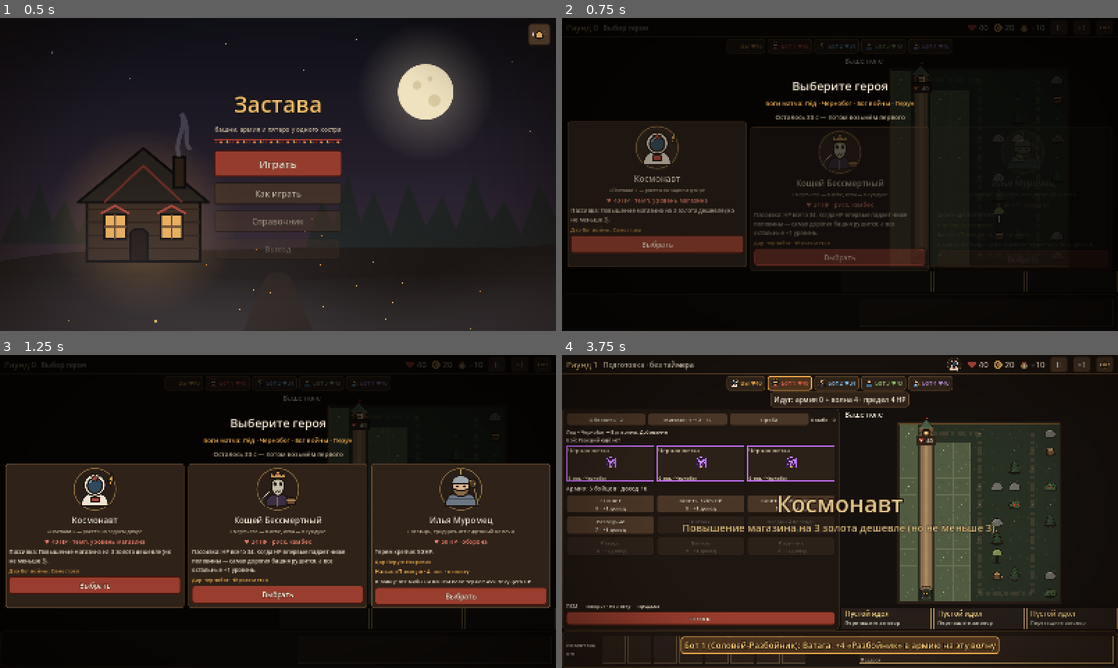
Above: before the commit, frames 1-4 (two rows, left to right).
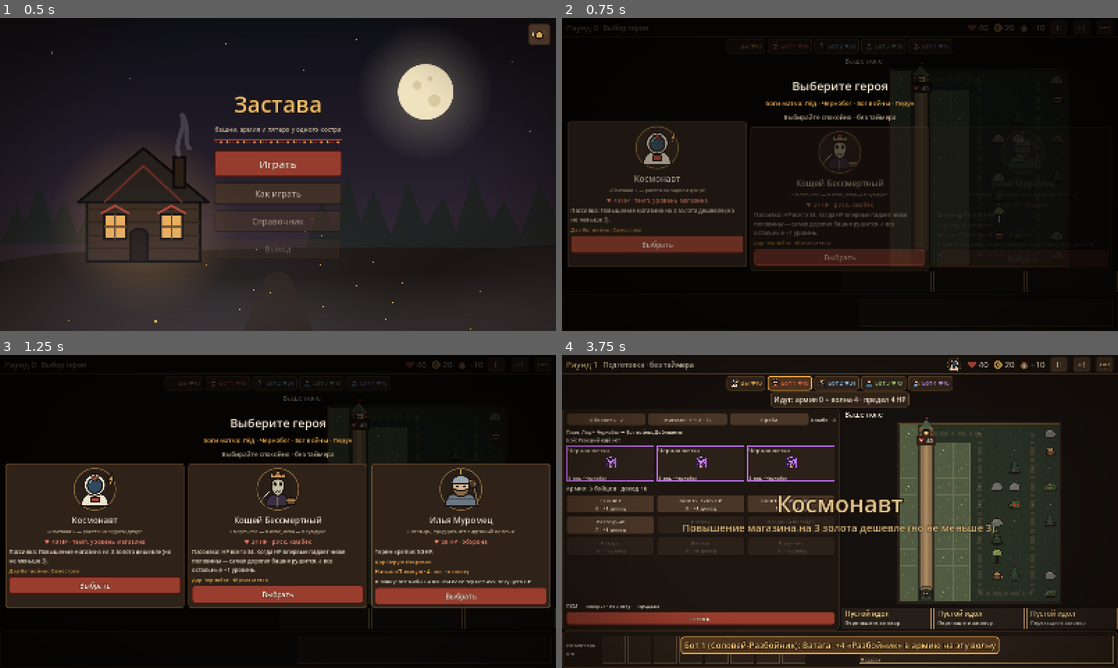
Above: after the commit, the same moments.

Repository: mewin1/godot-game
Game: Godot game, scene res://scenes/main_menu.tscn
The game is run twice, just before and just after one commit, with the same random seed, the same clock (stepped at 60 frames per second) and the same inputs.
Inputs (mouse positions are in pixels of both pictures, inside the frame that each line leads up to):
- Up to frame 1 (0.5 s): no input
- Up to frame 2 (0.75 s): click "Играть" at 0.5 s
- Up to frame 3 (1.25 s): no input
- Up to frame 4 (3.75 s): click "II" at 1.25 s; click "×1" at 2 s; click (1106, 364) at 2.77 s; click "Выбрать" at 3.5 s

Frame 1 is identical in both runs. In frame 2, 0.2% of the frame differs, in the area x 38-62%, y 30-33%; in frame 3, 0.2%; in frame 4, 0.1%.

Commit message:
Сохранить накопленный урон в Добивании и убрать гонку выбора героя

Diff:
--- a/data/reactions/execute.tres
+++ b/data/reactions/execute.tres
@@ -5,12 +5,12 @@
 id = &"execute"
 incoming = &"physical"
 required = &""
-consume = Array[StringName]([])
 damage_percent = 140
 stun_ticks = 0
 freeze_ticks = 0
 suppress_status = false
 minimum_statuses = 2
 display_name = "Добивание"
-explanation = "Два статуса → Физика: урон ×1.4, статусы поглощаются."
+explanation = "Два статуса → Физика: ×1.4 + накопленный урон огня/проклятия; метки поглощаются."
 consume = Array[StringName]([&"wet", &"burn", &"charge", &"cold", &"frozen", &"curse"])
+stored_damage_percent = 100
--- a/src/sim/data/reaction_data.gd
+++ b/src/sim/data/reaction_data.gd
@@ -22,3 +22,5 @@
 @export var push_milli: int = 0
 @export var interval_ticks: int = 0
 @export var spread_slow_percent: int = 0
+## Доля накопленного урона поглощаемых статусов, превращаемая в урон финишера.
+@export var stored_damage_percent: int = 0
--- a/src/sim/divine_combat.gd
+++ b/src/sim/divine_combat.gd
@@ -114,7 +114,9 @@
 			if reaction != null:
 				break
 	if reaction != null:
-		damage = damage * reaction.damage_percent / 100
+		var stored: int = mob.get_stored_damage(field.config.ticks_per_second)
+		damage = damage * reaction.damage_percent / 100 \
+				+ stored * reaction.stored_damage_percent / 100
 		for status: StringName in reaction.consume:
 			mob.remove_status(status)
 		mob.stun_ticks_left = maxi(mob.stun_ticks_left, reaction.stun_ticks)
--- a/src/sim/match_sim.gd
+++ b/src/sim/match_sim.gd
@@ -219,10 +219,11 @@
 			command_failed.emit(queued.player_index, error)
 
 
-## Выбор героя: ждём людей; кто не успел — получает первого предложенного.
+## В ручном режиме герой ждёт осознанного выбора; в старых правилах есть таймаут.
 func _tick_hero_select() -> void:
 	phase_tick += 1
-	var is_timeout: bool = phase_tick >= config.hero_select_ticks
+	var is_timeout: bool = not config.prep_requires_ready \
+			and phase_tick >= config.hero_select_ticks
 	for player: PlayerState in players:
 		if player.hero == null and not is_timeout:
 			return
--- a/src/sim/mob_state.gd
+++ b/src/sim/mob_state.gd
@@ -162,3 +162,13 @@
 func can_apply_status(tag: StringName) -> bool:
 	var active: Array[StringName] = status_tags()
 	return active.has(tag) or active.size() < 2
+
+
+## Накопленный взрыв и оставшиеся обычные тики огня; без ещё не полученных бонусов ветра.
+func get_stored_damage(ticks_per_second: int) -> int:
+	var amount: int = curse_damage if curse_ticks_left > 0 else 0
+	var first_burn_tick: int = maxi(1, burn_cooldown)
+	if burn_ticks_left >= first_burn_tick:
+		var pulses: int = 1 + (burn_ticks_left - first_burn_tick) / ticks_per_second
+		amount += burn_damage * pulses
+	return amount
--- a/src/ui/hero_select_panel.gd
+++ b/src/ui/hero_select_panel.gd
@@ -78,6 +78,8 @@
 func set_seconds_left(seconds: int) -> void:
 	if _is_chosen:
 		_timer_label.text = "Ждём остальных…"
+	elif seconds < 0:
+		_timer_label.text = "Выбирайте спокойно · без таймера"
 	else:
 		_timer_label.text = "Осталось %d с — потом возьмём первого" % seconds
 
--- a/src/ui/shop_panel.gd
+++ b/src/ui/shop_panel.gd
@@ -26,6 +26,8 @@
 var _last_reaction_report: String = ""
 var _first_recipe: String = ""
 var _has_trial_report: bool = false
+var _owned_gods_key: String = "?"
+var _last_trial_board_hash: int = 0
 
 
 func _init() -> void:
@@ -98,6 +100,10 @@
 func refresh(selected_tower: TowerState) -> void:
 	if _player == null:
 		return
+	_refresh_owned_recipe()
+	if _has_trial_report and _last_trial_board_hash != _board_hash():
+		_has_trial_report = false
+		_last_reaction_report = ""
 	_trial_button.disabled = _sim.phase != MatchSim.Phase.PREP
 	var report: String = ReactionGuide.battle_report(_sim.config, _player.field.reaction_counts)
 	if _sim.phase == MatchSim.Phase.WAVE:
@@ -307,6 +313,7 @@
 	if _sim == null or _sim.phase != MatchSim.Phase.PREP:
 		return
 	_has_trial_report = true
+	_last_trial_board_hash = _board_hash()
 	var trial: DefenseTrial = DefenseTrial.run(_sim, _player.index)
 	_strategy_summary.text = "Проба: %d убито · %d прорвалось · %d отступило\n%s" % [
 			trial.killed, trial.breached, trial.retreated,
@@ -314,3 +321,34 @@
 	_strategy_summary.tooltip_text = _recipe_hint + "\n\nПОСЛЕДНЯЯ ПРОБА: " + \
 			ReactionGuide.battle_report(_sim.config, trial.reactions) + \
 			"\nБез активных навыков. После перестановки повторите пробу."
+
+
+func _refresh_owned_recipe() -> void:
+	var owned: Array[StringName] = []
+	var names: PackedStringArray = []
+	for god: StringName in _sim.active_gods:
+		for tower: TowerState in _player.field.towers:
+			if tower.data.god == god:
+				owned.append(god)
+				names.append(String(god))
+				break
+	var key: String = "|".join(names)
+	if key == _owned_gods_key:
+		return
+	_owned_gods_key = key
+	var recipes: PackedStringArray = ReactionGuide.draft_recipes(_sim.config, owned)
+	if not recipes.is_empty():
+		_first_recipe = "На поле: " + recipes[0]
+	else:
+		var plans: PackedStringArray = ReactionGuide.draft_recipes(_sim.config, _sim.active_gods)
+		_first_recipe = "План: " + (plans[0] if not plans.is_empty() else "прямой урон")
+	_last_reaction_report = ""
+
+
+func _board_hash() -> int:
+	var hasher: StateHasher = StateHasher.new()
+	for tower: TowerState in _player.field.towers:
+		tower.add_to_hash(hasher)
+	for idol: IdolState in _player.field.idols:
+		idol.add_to_hash(hasher)
+	return hasher.value
--- a/src/view/match_screen.gd
+++ b/src/view/match_screen.gd
@@ -303,7 +303,8 @@
 	_opponent_view.visible = false
 	_hud.refresh(_sim, HUMAN_INDEX)
 	var ticks_left: float = float(_sim.get_phase_ticks_left())
-	_hero_select.set_seconds_left(ceili(ticks_left / _sim.config.ticks_per_second))
+	_hero_select.set_seconds_left(-1 if _sim.config.prep_requires_ready else
+			ceili(ticks_left / _sim.config.ticks_per_second))
 	_update_toast()
 
 
--- /dev/null
+++ b/tests/unit/test_finisher_payload.gd
@@ -0,0 +1,78 @@
+extends GutTest
+## Контроль на неподвижной цели: реакция не должна уничтожать вложенный урон проклятия.
+
+
+func test_execution_does_not_reduce_total_damage_of_strong_curse_build() -> void:
+	var normal: int = _damage_over_fixed_window(false)
+	var reactive: int = _damage_over_fixed_window(true)
+	assert_gte(reactive, normal,
+			"Добивание должно усиливать билд, а не терять накопленный взрыв")
+
+
+func _damage_over_fixed_window(with_execution: bool) -> int:
+	var config: GameConfig = (load("res://data/game_config.tres") as GameConfig).duplicate() as GameConfig
+	if not with_execution:
+		var rules: Array[ReactionData] = []
+		for rule: ReactionData in config.reactions:
+			if rule.id != &"execute":
+				rules.append(rule)
+		config.reactions = rules
+	var field: FieldState = FieldState.new(config, 3, 611)
+	for id_value: String in ["doom", "spark", "bolt"]:
+		var tower: TowerState = field.add_tower(
+				load("res://data/towers/%s.tres" % id_value) as TowerData, Vector2i(2, 4), 0)
+		tower.level = 3 if id_value == "doom" else 1
+	var mob: MobState = MobState.create(config.wave_mob)
+	mob.hp = 100000
+	mob.max_hp = 100000
+	field.mobs.append(mob)
+	for tick_index: int in 240:
+		DivineCombat.tick_effects(field, mob)
+		for tower: TowerState in field.towers:
+			if tick_index % tower.data.cooldown_ticks == 0:
+				DivineCombat.hit(field, tower, mob, field.get_tower_damage(tower))
+	return mob.max_hp - mob.hp
+
+
+
+func test_execution_converts_pending_burn_ticks_and_curse_without_double_explosion() -> void:
+	var config: GameConfig = load("res://data/game_config.tres") as GameConfig
+	var field: FieldState = FieldState.new(config, 3, 611)
+	var tower: TowerState = field.add_tower(
+			load("res://data/towers/bolt.tres") as TowerData, Vector2i(2, 4), 0)
+	var mob: MobState = MobState.create(config.wave_mob)
+	mob.hp = 1000
+	mob.burn_ticks_left = 41
+	mob.burn_cooldown = 1
+	mob.burn_damage = 10
+	mob.curse_ticks_left = 60
+	mob.curse_damage = 80
+	assert_eq(mob.get_stored_damage(20), 110)
+	DivineCombat.hit(field, tower, mob, 100)
+	assert_eq(mob.hp, 750)
+	assert_eq(mob.status_tags().size(), 0)
+	for i: int in 100:
+		DivineCombat.tick_effects(field, mob)
+	assert_eq(mob.hp, 750)
+
+
+func test_shield_preserves_payload_and_unreached_burn_tick_is_not_stored() -> void:
+	var config: GameConfig = load("res://data/game_config.tres") as GameConfig
+	var field: FieldState = FieldState.new(config, 3, 611)
+	var tower: TowerState = field.add_tower(
+			load("res://data/towers/bolt.tres") as TowerData, Vector2i(2, 4), 0)
+	var mob: MobState = MobState.create(config.wave_mob)
+	mob.hp = 1000
+	mob.charge_ticks_left = 60
+	mob.curse_ticks_left = 60
+	mob.curse_damage = 80
+	mob.shield_left = 1
+	DivineCombat.hit(field, tower, mob, 100)
+	assert_eq(mob.hp, 1000)
+	assert_eq(mob.curse_damage, 80)
+	assert_eq(mob.status_tags().size(), 2)
+	mob.remove_status(&"curse")
+	mob.burn_ticks_left = 5
+	mob.burn_cooldown = 20
+	mob.burn_damage = 100
+	assert_eq(mob.get_stored_damage(20), 0)
--- a/tests/unit/test_manual_preparation.gd
+++ b/tests/unit/test_manual_preparation.gd
@@ -21,3 +21,19 @@
 	sim.start()
 	sim.tick()
 	assert_eq(sim.phase, MatchSim.Phase.WAVE)
+
+
+
+func test_manual_game_does_not_auto_pick_hero_while_player_reads() -> void:
+	var config: GameConfig = load("res://data/game_config.tres") as GameConfig
+	var sim: MatchSim = MatchSim.new(config, 521, 2, 1)
+	sim.start_with_hero_select()
+	for i: int in config.hero_select_ticks + 1:
+		sim.tick()
+	assert_eq(sim.phase, MatchSim.Phase.HERO_SELECT)
+	assert_null(sim.players[0].hero)
+	assert_eq(sim.choose_hero(0, 0), "")
+	sim.tick()
+	assert_eq(sim.phase, MatchSim.Phase.PREP)
+	sim.tick()
+	assert_eq(sim.phase, MatchSim.Phase.PREP)
--- a/tests/unit/test_new_idols.gd
+++ b/tests/unit/test_new_idols.gd
@@ -67,7 +67,7 @@
 	mob.curse_ticks_left = 60
 	mob.curse_damage = 20
 	DivineCombat.hit(_field, _tower("bolt"), mob, 100)
-	assert_eq(mob.hp, 860)
+	assert_eq(mob.hp, 840)
 	assert_eq(mob.status_tags().size(), 0)
 	assert_eq(mob.curse_damage, 0)
 
Not shown, added: tests/unit/test_finisher_payload.gd.uid
Not shown, changed: docs/20_gameplay_overnight.md
Not shown, changed: memory/sessions/2026-10-31.md
